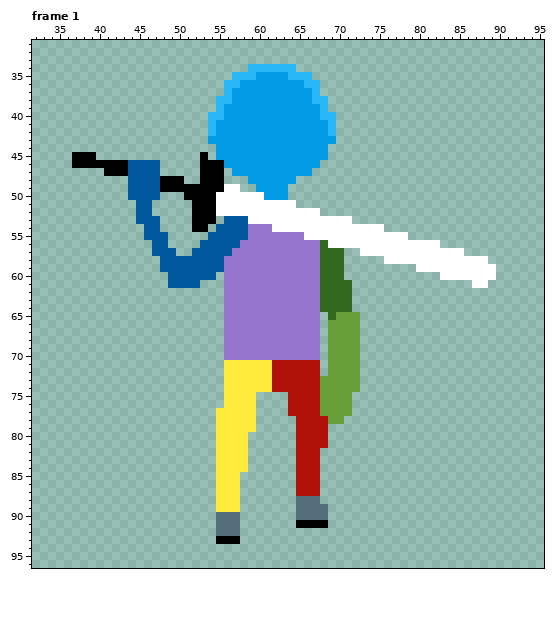
Two versions of one pixel-art file, RPG Game/Assets/Art/Player/Idle/Player_Sword_Idle_Up.aseprite. Above is the file before it was changed.
128x128 pixels, 8 frames. Shown: frame 1: x 32..95, y 31..96. The commit also changed other frames, which this record leaves out.
After the commit:
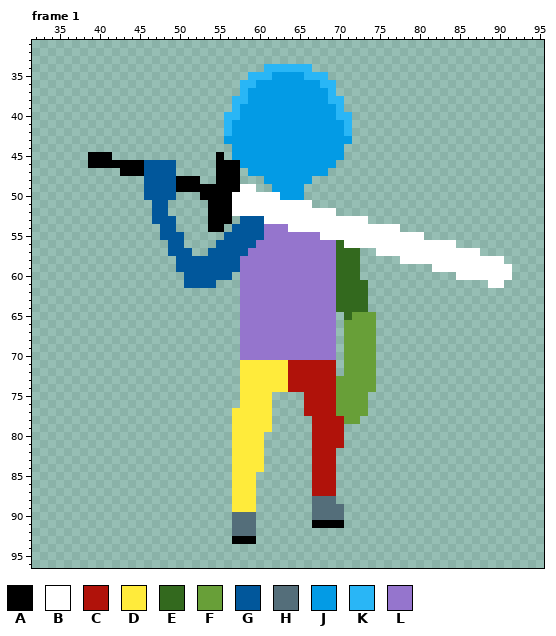
Palette (. is transparent): A #000000  B #ffffff  C #b0120a  D #ffeb3b  E #33691e  F #689f38  G #01579b  H #546e7a  J #039be5  K #29b6f6  L #9575cd
Diff:
Frame 1:
y 34: x 59..60 KK -> ..; x 65..66 .. -> KK
y 35: x 57..58 KK -> ..; x 60..61 JJ -> KK; x 64..65 KK -> JJ; x 67..68 .. -> KK
y 36: x 56..59 KKJJ -> ..KK; x 66..69 KK.. -> JJKK
y 37: x 56..58 KJJ -> ..K; x 67..69 K.. -> JJK
y 38: x 55..58 KKJJ -> ..KK; x 67..70 KK.. -> JJKK
y 39: x 55..57 KJJ -> ..K; x 68..70 K.. -> JJK
y 40: x 54..57 KKJJ -> ..KK; x 68..71 KK.. -> JJKK
y 41..42: x 54..56 KJJ -> ..K; x 69..71 K.. -> JJK
y 43: x 54..55 JJ -> ..; x 70..71 .. -> JJ
y 44: x 55..56 JJ -> ..; x 69..70 .. -> JJ
y 45: x 37..38 AA -> ..; x 40..41 .. -> AA; x 53 A -> .; x 55..56 JJ -> A.; x 69..70 .. -> JJ
y 46: x 37..38 AA -> ..; x 44..45 GG -> AA; x 48..49 .. -> GG; x 53..54 AA -> ..; x 56..57 JJ -> AA; x 68..69 .. -> JJ
y 47: x 41..42 AA -> ..; x 44..45 GG -> AA; x 48..49 .. -> GG; x 53..54 AA -> ..; x 56..58 .JJ -> AA.; x 67..68 .. -> JJ
y 48: x 44..45 GG -> ..; x 48..49 AA -> GG; x 51..54 ..AA -> AA..; x 56..57 .. -> AA; x 59..60 JJ -> ..; x 65..66 .. -> JJ
y 49: x 44..45 GG -> ..; x 48..49 AA -> GG; x 56..61 BB..JJ -> AABB..; x 64..65 .. -> JJ
y 50: x 44..45 GG -> ..; x 48..49 .. -> GG; x 51..52 AA -> ..; x 55..56 BB -> AA; x 61..62 JJ -> BB; x 64..65 .. -> JJ
y 51: x 45..48 GG.. -> ..GG; x 52..53 AA -> ..; x 55..56 BB -> AA; x 65..66 .. -> BB
y 52: x 45..48 GG.. -> ..GG; x 52..53 AA -> ..; x 55..56 BB -> AA; x 68..69 .. -> BB
y 53: x 45..46 GG -> ..; x 48..49 .. -> GG; x 52..53 AA -> ..; x 55..57 .GG -> AA.; x 59..60 BB -> GG; x 72..73 .. -> BB
y 54: x 46..49 GG.. -> ..GG; x 52..56 AA.GG -> ..AA.; x 59..60 LL -> GG; x 62..63 BB -> LL; x 76..77 .. -> BB
y 55: x 46..47 GG -> ..; x 49..50 .. -> GG; x 54..55 GG -> ..; x 59..60 LL -> GG; x 66..67 BB -> LL; x 79..80 .. -> BB
y 56: x 47..50 GG.. -> ..GG; x 53..54 GG -> ..; x 58..59 LL -> GG; x 68..70 EBB -> LLE; x 83..84 .. -> BB
y 57: x 47..48 GG -> ..; x 50..53 ..GG -> GG..; x 57..58 LL -> GG; x 68..69 EE -> LL; x 71..74 ..BB -> EE..; x 86..87 .. -> BB
y 58: x 48..49 GG -> ..; x 56..57 LL -> GG; x 68..69 EE -> LL; x 71..72 .. -> EE; x 76..77 BB -> ..; x 89..90 .. -> BB
y 59: x 48..49 GG -> ..; x 56..57 LL -> GG; x 68..69 EE -> LL; x 71..72 .. -> EE; x 80..81 BB -> ..; x 90..91 .. -> BB
y 60: x 49..50 GG -> ..; x 55..57 .LL -> GG.; x 68..69 EE -> LL; x 71..72 .. -> EE; x 83..84 BB -> ..; x 90..91 .. -> BB
y 61: x 49..50 GG -> ..; x 53..54 .. -> GG; x 56..57 LL -> ..; x 68..69 EE -> LL; x 72..73 .. -> EE; x 87..90 BB.. -> ..BB
y 62..64: x 56..57 LL -> ..; x 68..69 EE -> LL; x 72..73 .. -> EE
y 65: x 56..57 LL -> ..; x 68..71 .EFF -> LL.E; x 73..74 .. -> FF
y 66..70: x 56..57 LL -> ..; x 68..70 .FF -> LL.; x 73..74 .. -> FF
y 71..72: x 56..57 DD -> ..; x 62..63 CC -> DD; x 68..70 .FF -> CC.; x 73..74 .. -> FF
y 73..74: x 56..57 DD -> ..; x 62..63 CC -> DD; x 68..69 FF -> CC; x 73..74 .. -> FF
y 75..76: x 56..57 DD -> ..; x 60..61 .. -> DD; x 64..65 CC -> ..; x 68..69 FF -> CC; x 72..73 .. -> FF
y 77: x 55..56 DD -> ..; x 60..61 .. -> DD; x 64..65 CC -> ..; x 68..69 FF -> CC; x 72..73 .. -> FF
y 78: x 55..56 DD -> ..; x 60..61 .. -> DD; x 65..66 CC -> ..; x 69..72 FF.. -> CCFF
y 79: x 55..56 DD -> ..; x 60..61 .. -> DD; x 65..66 CC -> ..; x 69..70 .. -> CC
y 80..81: x 55..56 DD -> ..; x 59..60 .. -> DD; x 65..66 CC -> ..; x 69..70 .. -> CC
y 82..84: x 55..56 DD -> ..; x 59..60 .. -> DD; x 65..66 CC -> ..; x 68..69 .. -> CC
y 85..87: x 55..56 DD -> ..; x 58..59 .. -> DD; x 65..66 CC -> ..; x 68..69 .. -> CC
y 88: x 55..56 DD -> ..; x 58..59 .. -> DD; x 65..66 HH -> ..; x 68..69 .. -> HH
y 89: x 55..56 DD -> ..; x 58..59 .. -> DD; x 65..66 HH -> ..; x 69..70 .. -> HH
y 90: x 55..56 HH -> ..; x 58..59 .. -> HH; x 65..66 HH -> ..; x 69..70 .. -> HH
y 91: x 55..56 HH -> ..; x 58..59 .. -> HH; x 65..66 AA -> ..; x 69..70 .. -> AA
y 92: x 55..56 HH -> ..; x 58..59 .. -> HH
y 93: x 55..56 AA -> ..; x 58..59 .. -> AA
Boxes around the changes in both pictures, in picture pixels (x1, y1, x2, y2):
changed: (72, 64, 512, 544)
